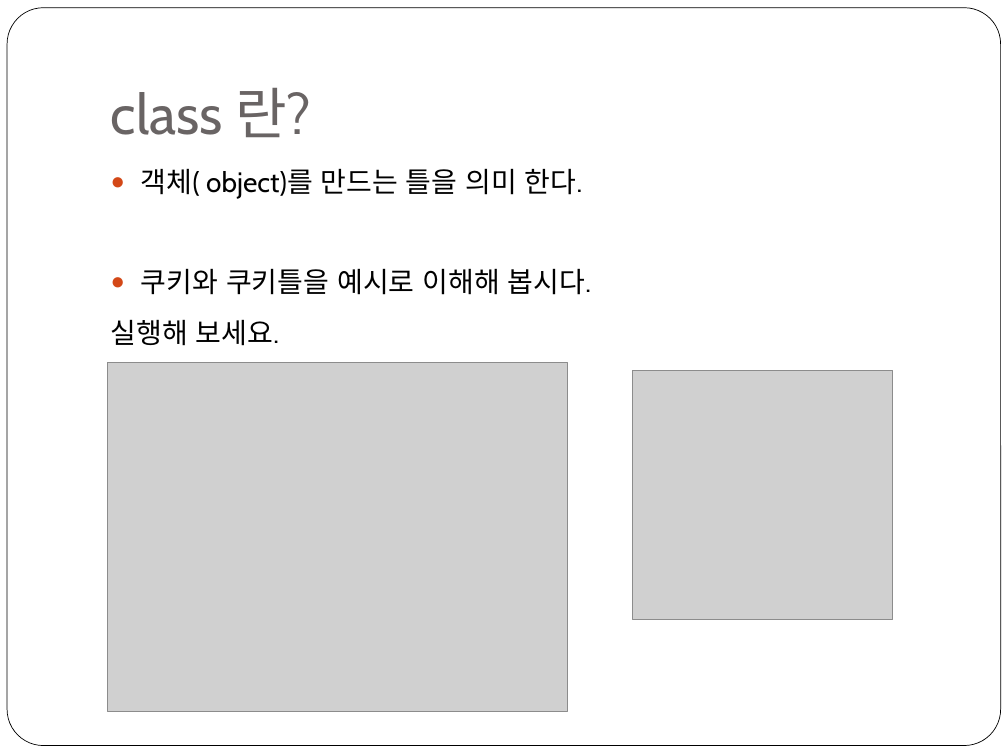
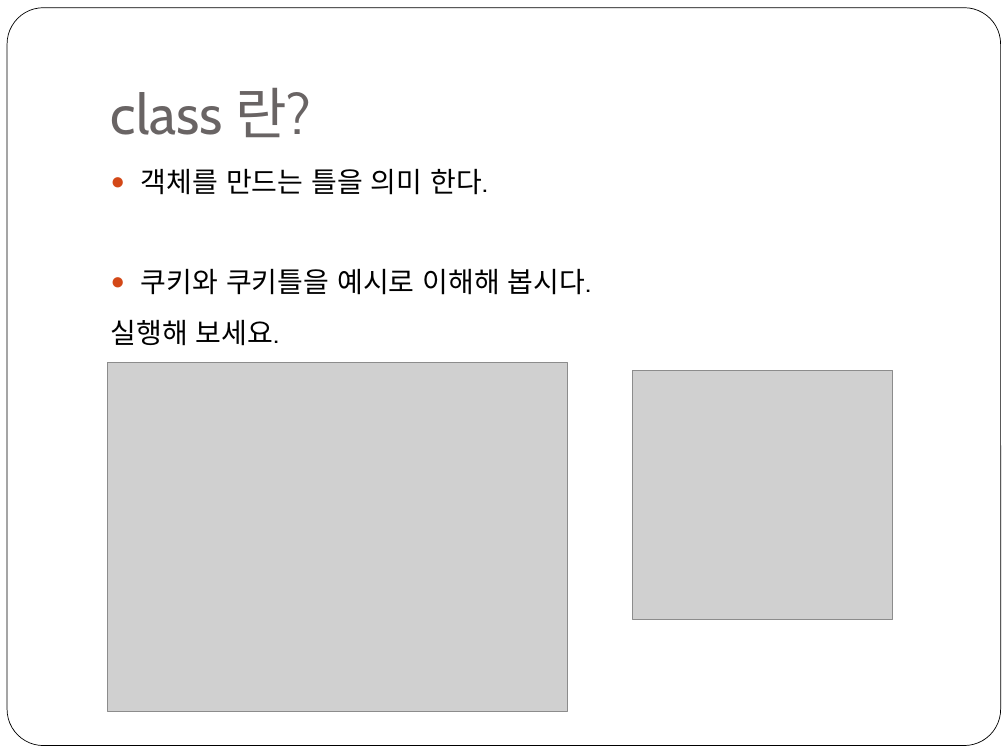
Before and after one commit to freshmea/weizman_python_class, a slide deck: slide 3 of textbook/파이썬2-2교시.pptx. Drawn at 1008x756 pixels with LibreOffice and Linux fonts; fonts in the diff are those of the drawing; grey boxes stand for pictures. Boxes give left, top, right and bottom in pixels: in the first picture for what was removed or moved away, otherwise in the second. Text is boxed around its words. In the diff, an @@ line names an element or a change of style, - is before the commit and + after.

```diff
--- a/textbook/파이썬2-2교시.pptx
+++ b/textbook/파이썬2-2교시.pptx
@@ text at (141,168,488,195): text changed @@
-● 객체( object)를 만드는 틀을 의미 한다.
+● 객체를 만드는 틀을 의미 한다.
```
Also in this commit, not shown: 1 other slide changed, 3 other files.
